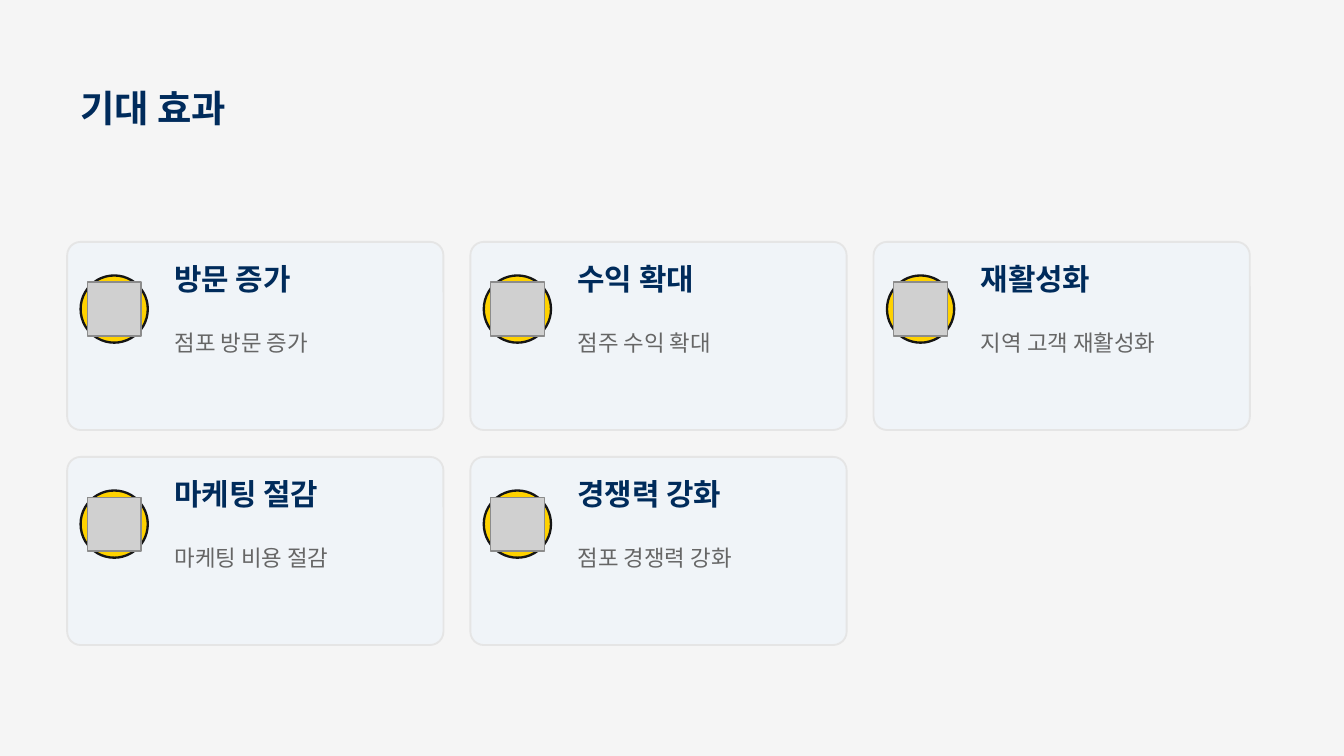
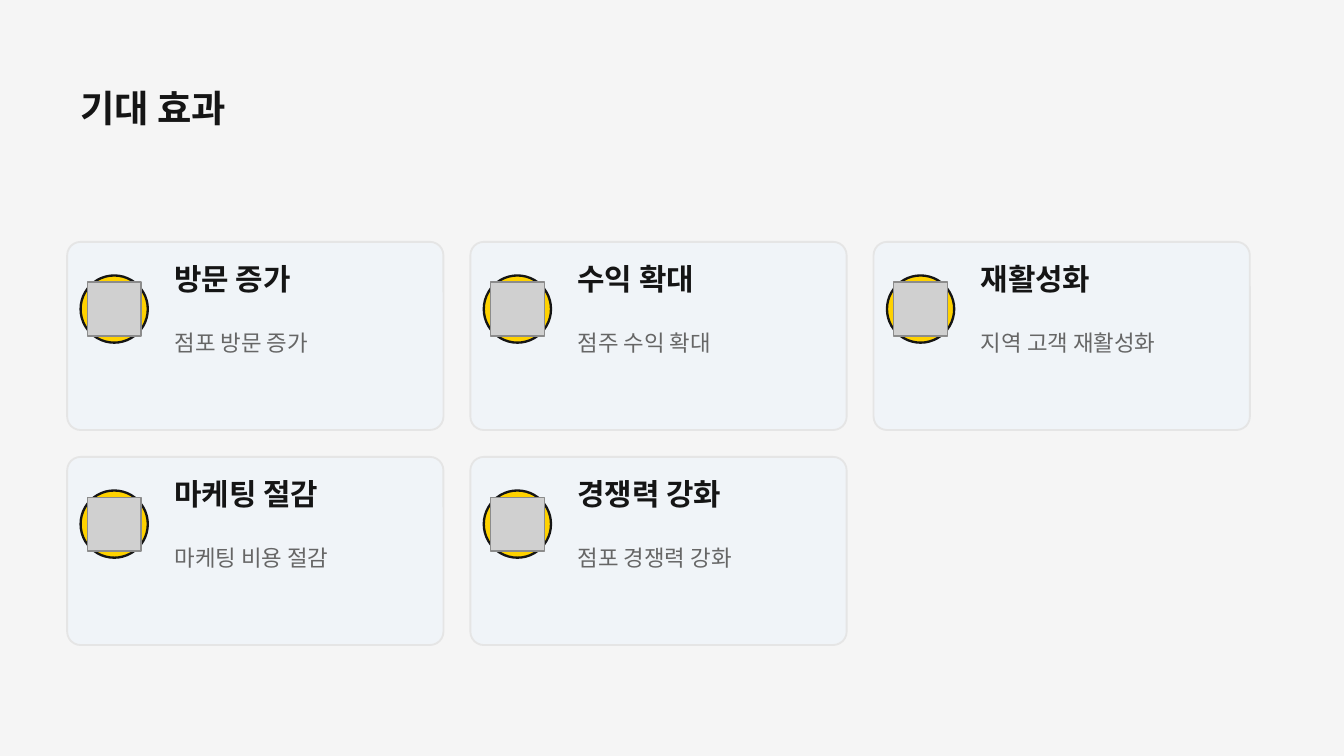
Before and after one commit to dhch777-maker/gagyebu, a slide deck: slide 12 of EMART/이마트에브리데이_사업제안서_v3_260301.pptx. Drawn at 1344x756 pixels with LibreOffice and Linux fonts; fonts in the diff are those of the drawing; grey boxes stand for pictures. Boxes give left, top, right and bottom in pixels: in the first picture for what was removed or moved away, otherwise in the second. Text is boxed around its words. In the diff, an @@ line names an element or a change of style, - is before the commit and + after.

```diff
--- a/EMART/이마트에브리데이_사업제안서_v3_260301.pptx
+++ b/EMART/이마트에브리데이_사업제안서_v3_260301.pptx
@@ text colour #002B5B to #151515 in 6 elements at [80,90,227,126], [174,265,291,293], [578,264,694,293], [981,264,1091,293], [174,480,318,508], [578,480,722,508] @@
```
Also in this commit, not shown: 13 other slides changed, 2 other files.
